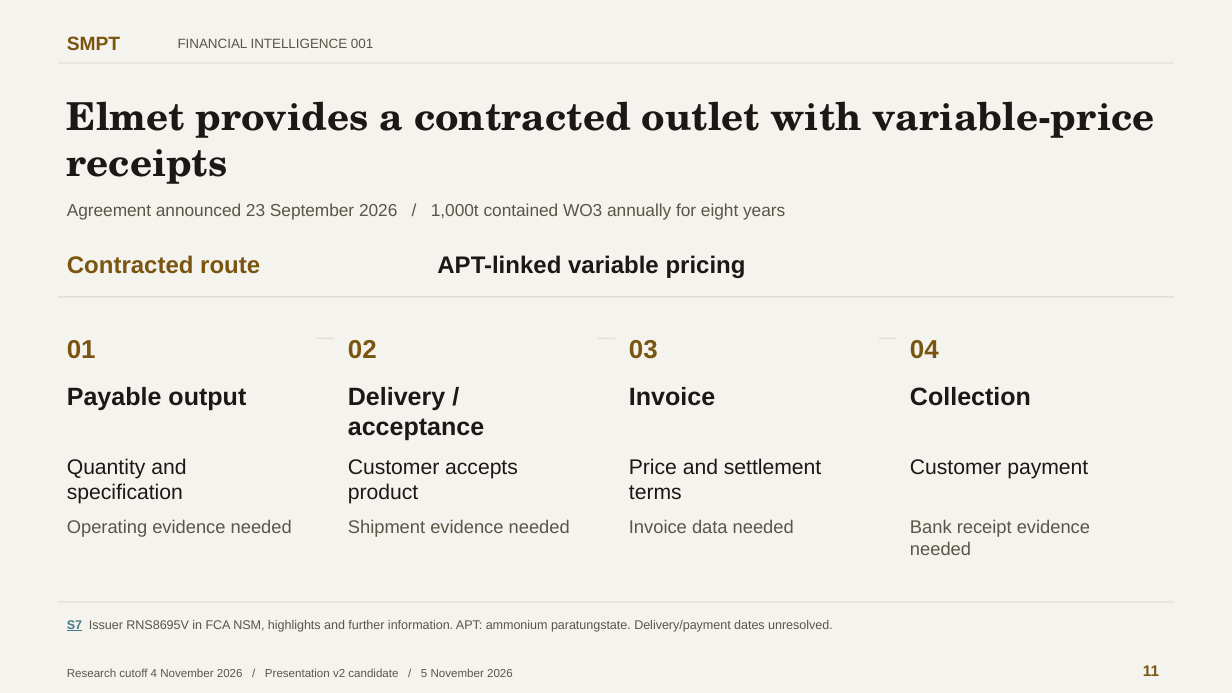
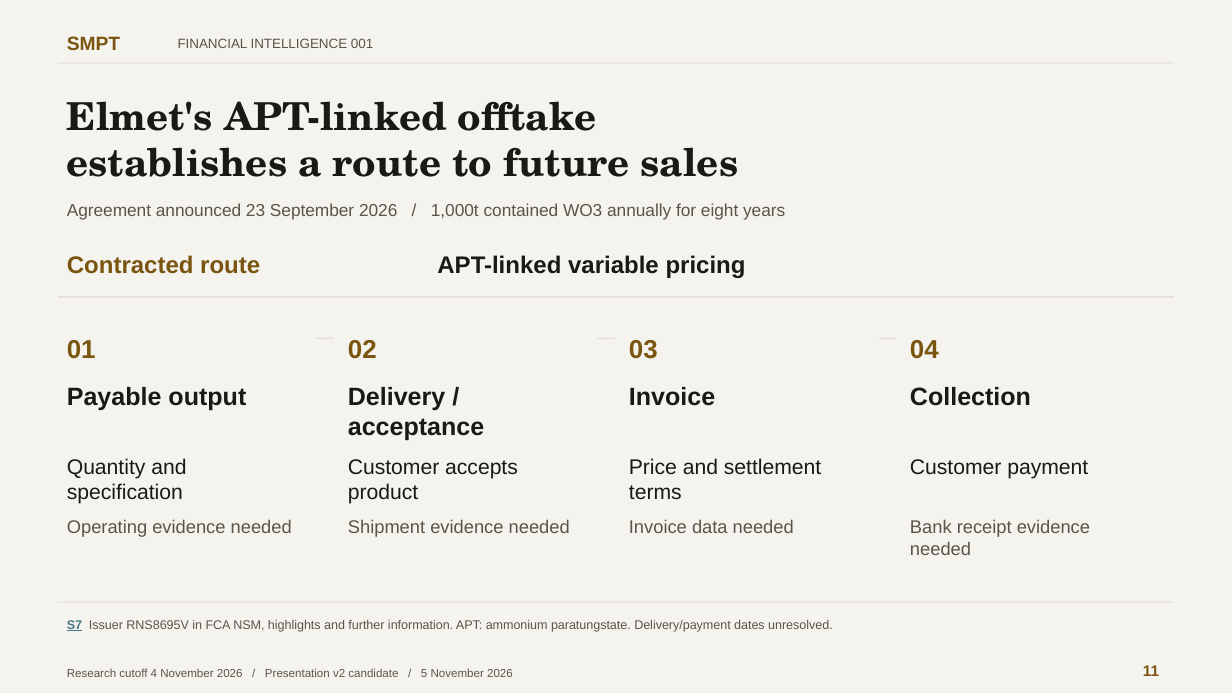
Before and after one commit to VSSpowerlifting/strategic-materials-policy-tracker, a slide deck: slide 11 of research/financial-intelligence/hemerdon-phase1c/presentation-v2/SMPT_FI001_Hemerdon_Presentation_v2.pptx. Drawn at 1232x693 pixels with LibreOffice and Linux fonts; fonts in the diff are those of the drawing. Boxes give left, top, right and bottom in pixels: in the first picture for what was removed or moved away, otherwise in the second. Text is boxed around its words. In the diff, an @@ line names an element or a change of style, - is before the commit and + after.

Commit message:
Correct FI001 v2 Elmet offtake headline and regenerate review files

```diff
--- a/research/financial-intelligence/hemerdon-phase1c/presentation-v2/SMPT_FI001_Hemerdon_Presentation_v2.pptx
+++ b/research/financial-intelligence/hemerdon-phase1c/presentation-v2/SMPT_FI001_Hemerdon_Presentation_v2.pptx
@@ text at [67,101,739,177]: text changed @@
-Elmet provides a contracted outlet with variable-price receipts
+Elmet's APT-linked offtake
+establishes a route to future sales
```
Also in this commit, not shown: 8 other files.
